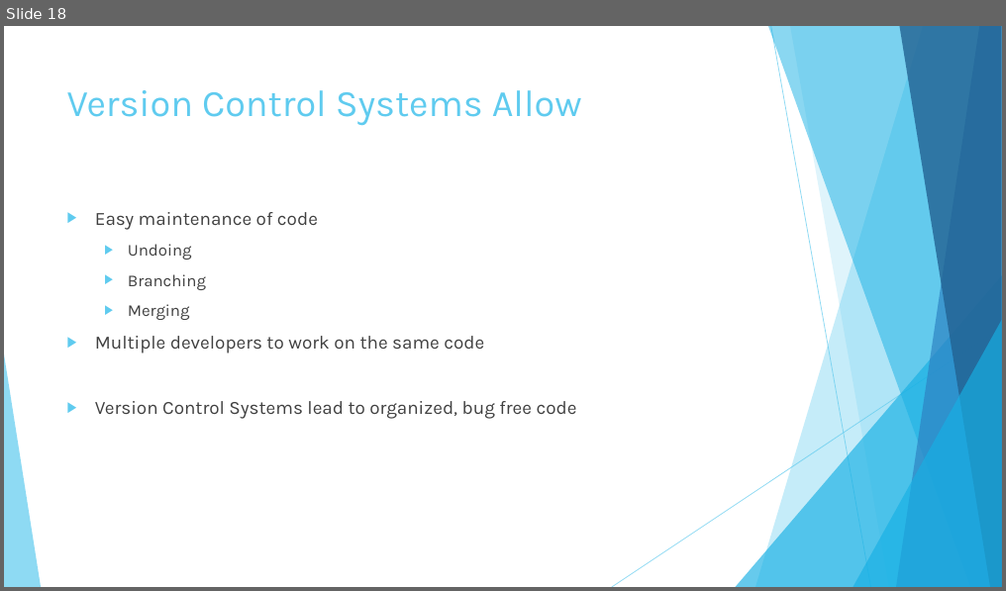
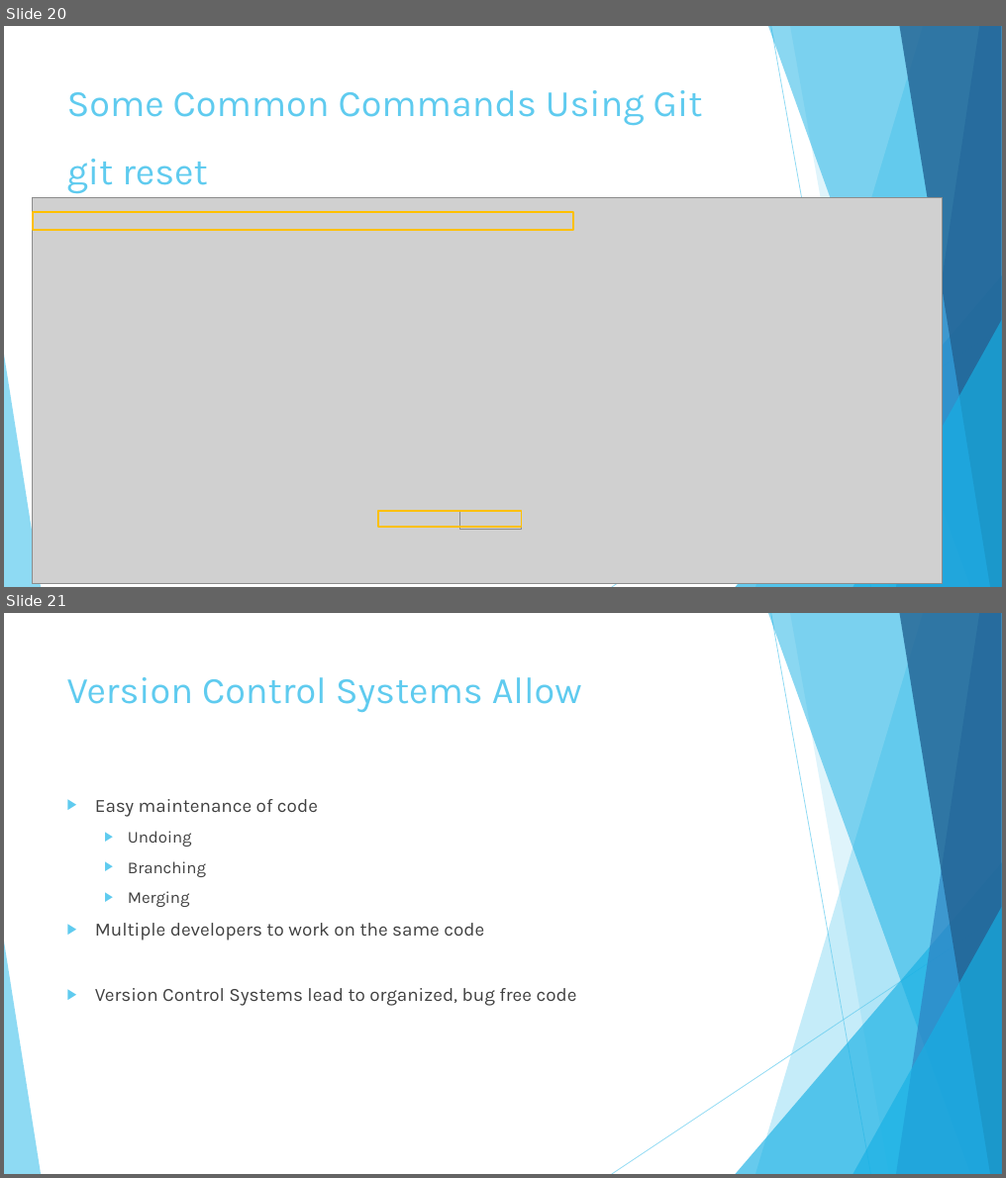
Before and after one commit to elishevastrauss1/VersionControl, a slide deck: Version Control Presentation.pptx. Shown one above the other, each under a label of ours: slide 18 before the commit, slides 20 and 21 after it. The pictures are 1006x591 and 1006x1178 pixels, drawn with LibreOffice and Linux fonts; fonts in the diff are those of the drawing; grey boxes stand for pictures. Boxes give left, top, right and bottom in pixels: in the first picture for what was removed or moved away, otherwise in the second. Text is boxed around its words. In the diff, an @@ line names an element or a change of style, - is before the commit and + after.

Commit message:
Added reset

```diff
--- a/Version Control Presentation.pptx
+++ b/Version Control Presentation.pptx
@@ slide 20 added at [4,26,1002,587], background #FFFFFF; not listed: 10 template elements that a slide beside it also shows @@
@@ title added at [67,90,703,126], 36 pt, text #5FCBEF @@
+Some Common Commands Using Git
@@ text added at [67,159,207,194], 36 pt, text #5FCBEF @@
+git reset
@@ picture added at [33,198,943,583] @@
@@ rectangle added at [33,212,573,230], outline #FFC000 1.5 pt @@
@@ rectangle added at [378,512,522,528], outline #FFC000 1.5 pt @@
@@ picture added at [459,512,522,530] @@
@@ what was slide 18 is now slide 21 @@
```
Also in this commit, not shown: 3 slides changed, 2 other slides added.
